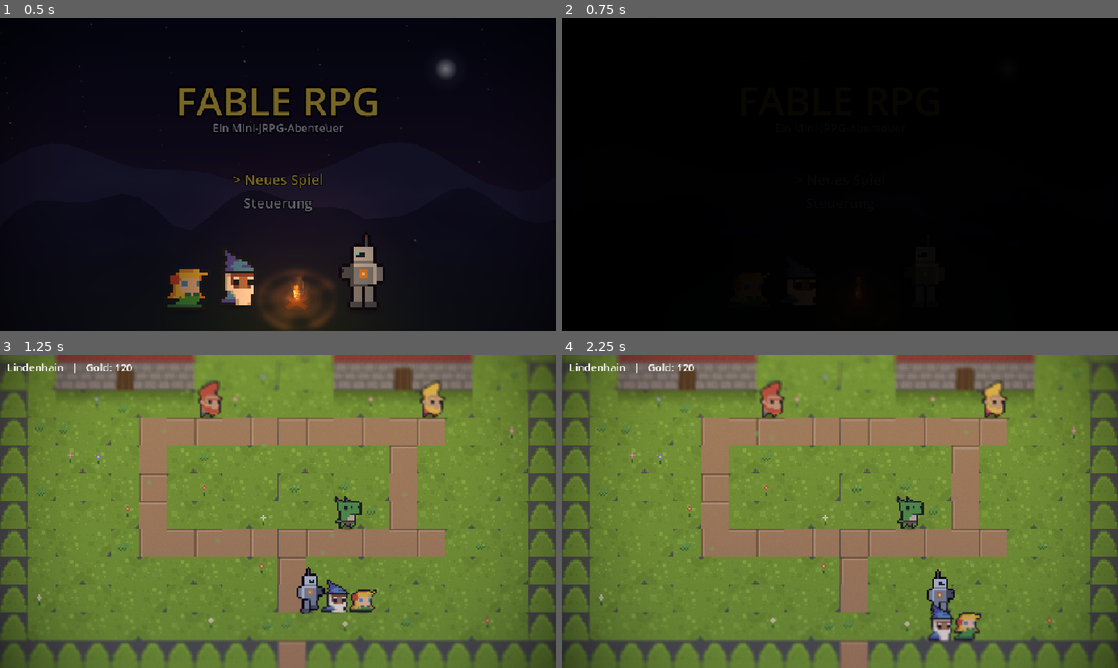
Above: before the commit, frames 1-4 (two rows, left to right).
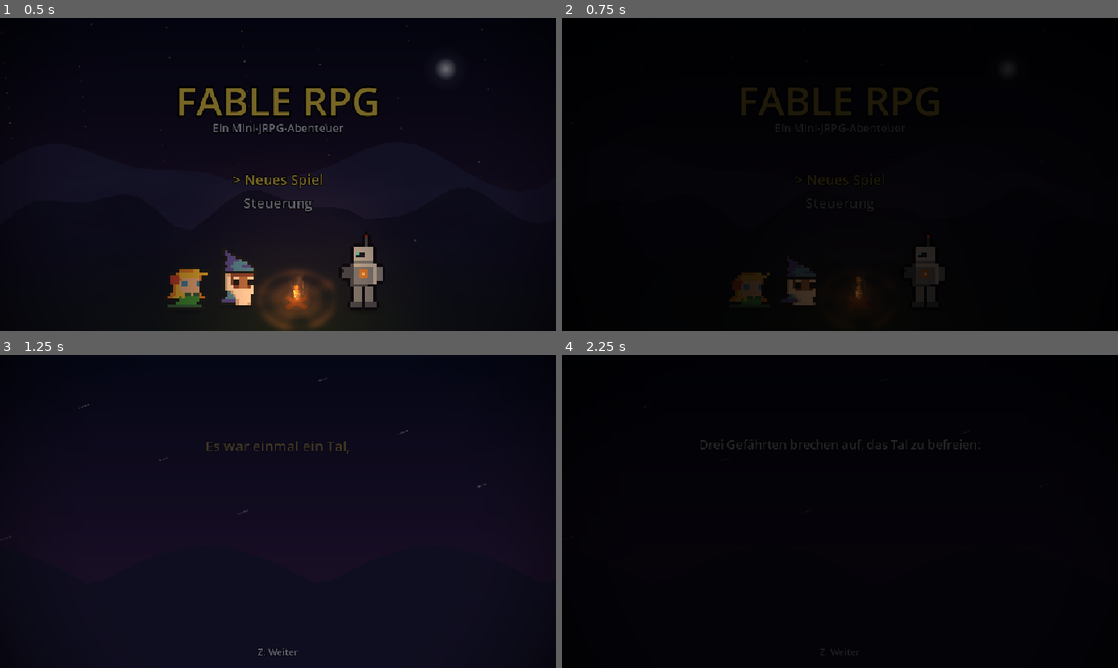
Above: after the commit, the same moments.

Repository: KungFuBrot/RpgGodot
Game: Godot game, scene res://scenes/Main.tscn
Two runs of this game, one before a commit and one after it. Both use one fixed random seed, a clock stepped at 60 frames per second and the inputs below.
Inputs (mouse positions are in pixels of both pictures, inside the frame that each line leads up to):
- Up to frame 1 (0.5 s): no input
- Up to frame 2 (0.75 s): tap Enter at 0.5 s; move the mouse to (962, 158) at 0.52 s; hold Right (move_right) from 0.53 s (still down); hold Z (confirm) from 0.53 s (still down); click (962, 158) at 0.67 s
- Up to frame 3 (1.25 s): keep holding Right (move_right); keep holding Z (confirm); tap Space at 0.77 s
- Up to frame 4 (2.25 s): move the mouse to (728, 527) at 1.27 s; release Right (move_right) at 1.28 s; release Z (confirm) at 1.28 s; hold Down (move_down) 1.28-2.03 s; tap Z (confirm) at 1.35 s; click (728, 527) at 1.42 s; tap Space at 1.52 s; move the mouse to (895, 442) at 2.02 s; hold Right (move_right) from 2.03 s (still down); hold Z (confirm) from 2.03 s (still down); tap Enter at 2.1 s; click (895, 442) at 2.17 s

Frame 1 is identical in both runs. In frame 2, 1.0% of the frame differs, in the area x 31-68%, y 69-92%; in frame 3, 100%; in frame 4, 100%, in the area x 0-100%, y 0-100%.

Commit message:
Erzaehl-Intro + gestaffelte Faehigkeiten-Freischaltung
Neues Intro.gd: Nach "Neues Spiel" erzaehlen drei Kapitel den Anfang
der Geschichte (das Tal, die drei Plagen, der Aufbruch der Gefaehrten)
ueber Nachthimmel mit Bergsilhouette; Z blaettert, X ueberspringt.
Main: Titel -> Intro -> Stadt.

Faehigkeiten-Siegel: Maechtige Faehigkeiten sind anfangs versiegelt
und schalten nach Boss 1 bzw. Boss 2 frei (unlock_flag in ENEMIES-
Abilities, zentrale Pruefung GameState.skill_unlocked/skill_lock_hint,
Menue zeigt "versiegelt, bis ... faellt"). Start: Klingenwirbel,
Feuerball, Heillicht, Laserstoss. Nach Schlotbaron: Fokusstoss,
Raketensalve, Ifrit. Nach Monopolfuerst: Klingentanz, Atombombe,
Leviathan. Im dritten Dungeon damit automatisch alles verfuegbar.
Boss-Siege verkuenden die gebrochenen Siegel. Headless-Check fuer
alle drei Stufen gruen.

Co-Authored-By: Claude Fable 5 <noreply@anthropic.com>
Claude-Session: https://claude.ai/code/session_01HAW9BNufryH23ZX7g6ipTS

Diff:
--- a/scripts/Battle.gd
+++ b/scripts/Battle.gd
@@ -1308,15 +1308,15 @@
 	var entries := []
 	var dim := []
 	for ab in abilities:
-		if d["level"] < ab.get("unlock_level", 0):
+		if not GameState.skill_unlocked(d, ab):
 			dim.append(entries.size())
-			entries.append("%s — ab Stufe %d" % [ab["name"], ab["unlock_level"]])
+			entries.append("%s — %s" % [ab["name"], GameState.skill_lock_hint(d, ab)])
 		else:
 			entries.append("%s (%d MP) — %s" % [ab["name"], ab["cost"], ab["desc"]])
 	for sm in summons:
-		if d["level"] < sm["unlock_level"]:
+		if not GameState.skill_unlocked(d, sm):
 			dim.append(entries.size())
-			entries.append("◈ %s — ab Stufe %d" % [sm["name"], sm["unlock_level"]])
+			entries.append("◈ %s — %s" % [sm["name"], GameState.skill_lock_hint(d, sm)])
 		else:
 			entries.append("◈ %s (%d MP) — %s" % [sm["name"], sm["cost"], sm["desc"]])
 	entries.append("★ %s — %s" % [ult["name"],
@@ -1325,8 +1325,8 @@
 	var pick: int = await _menu(entries, h, dim)
 	if pick >= abilities.size() and pick < abilities.size() + summons.size():
 		var sm: Dictionary = summons[pick - abilities.size()]
-		if d["level"] < sm["unlock_level"]:
-			_say("%s erhört %s erst ab Stufe %d!" % [sm["name"], d["name"], sm["unlock_level"]])
+		if not GameState.skill_unlocked(d, sm):
+			_say("%s ist noch %s!" % [sm["name"], GameState.skill_lock_hint(d, sm)])
 			AudioManager.play_sfx("error")
 			return false
 		if d["mp"] < sm["cost"]:
@@ -1353,8 +1353,8 @@
 	if pick > abilities.size() + summons.size():
 		return false
 	var ab: Dictionary = abilities[pick]
-	if d["level"] < ab.get("unlock_level", 0):
-		_say("%s ist erst ab Stufe %d einsatzbereit!" % [ab["name"], ab["unlock_level"]])
+	if not GameState.skill_unlocked(d, ab):
+		_say("%s ist noch %s!" % [ab["name"], GameState.skill_lock_hint(d, ab)])
 		AudioManager.play_sfx("error")
 		return false
 	if d["mp"] < ab["cost"]:
@@ -4363,6 +4363,8 @@
 			_cast_circle(h["sprite"].position + Vector2(0, 40), Color(1.0, 0.9, 0.4))
 		_say("Der Hort des Fürsten fließt zurück ins Land — sein Dank stärkt euch!")
 		await get_tree().create_timer(2.4).timeout
+		_say("Die letzten Siegel fallen: Klingentanz, Atombombe und Leviathans Pakt!")
+		await get_tree().create_timer(2.4).timeout
 		_say("Im Südwesten bröckelt der Wall aus Misstrauen um die Hassfestung ...")
 		await get_tree().create_timer(2.2).timeout
 	elif enemy_ids.has("boss"):
@@ -4374,6 +4376,8 @@
 			_sparkle(h["sprite"].position, Color(0.7, 1.0, 0.5))
 			_cast_circle(h["sprite"].position + Vector2(0, 40), Color(0.7, 1.0, 0.5))
 		_say("Der Fluss atmet auf — die Segnung des klaren Wassers durchströmt euch!")
+		await get_tree().create_timer(2.4).timeout
+		_say("Siegel gebrochen: Fokusstoß, Raketensalve und Ifrits Pakt erwachen!")
 		await get_tree().create_timer(2.4).timeout
 		_say("Im Nordosten springen die goldenen Tore des Konzernturms auf ...")
 		await get_tree().create_timer(2.2).timeout
--- a/scripts/GameState.gd
+++ b/scripts/GameState.gd
@@ -133,10 +133,10 @@
 					"power": 10, "kind": "phys",
 					"desc": "Trifft alle Gegner."},
 				{"name": "Fokusstoß", "cost": 3, "target": "one",
-					"power": 16, "kind": "pierce",
+					"power": 16, "kind": "pierce", "unlock_flag": "boss_defeated",
 					"desc": "Durchbohrt die Verteidigung."},
 				{"name": "Klingentanz", "cost": 8, "target": "one",
-					"power": 6, "kind": "dance",
+					"power": 6, "kind": "dance", "unlock_flag": "boss2_defeated",
 					"desc": "Fünf Blitzschnitte im Stern, dann der Fallstreich."},
 			],
 			"ultimate": {"name": "Sternenklinge",
@@ -160,9 +160,11 @@
 			"summons": [
 				{"id": "ifrit", "name": "Ifrit", "attack": "Höllenfeuer",
 					"cost": 16, "unlock_level": 1, "power": 34,
+					"unlock_flag": "boss_defeated",
 					"desc": "Feuerdämon — Höllenfeuer auf alle Gegner."},
 				{"id": "leviathan", "name": "Leviathan", "attack": "Sintflut",
 					"cost": 24, "unlock_level": 1, "power": 38,
+					"unlock_flag": "boss2_defeated",
 					"desc": "Wasserschlange — Sintflut auf alle Gegner."},
 			],
 		},
@@ -176,10 +178,10 @@
 					"power": 22, "kind": "beam",
 					"desc": "Gebündelter Energiestrahl."},
 				{"name": "Raketensalve", "cost": 7, "target": "all",
-					"power": 15, "kind": "rocket",
+					"power": 15, "kind": "rocket", "unlock_flag": "boss_defeated",
 					"desc": "Raketen auf alle Gegner."},
 				{"name": "Atombombe", "cost": 14, "target": "all",
-					"power": 46, "kind": "nuke", "unlock_level": 1,
+					"power": 46, "kind": "nuke", "unlock_flag": "boss2_defeated",
 					"desc": "Taktischer Sprengkopf — verwüstet das Schlachtfeld."},
 			],
 			"ultimate": {"name": "Orbitallaser",
@@ -256,6 +258,25 @@
 			ups.append(up)
 	return ups
 
+## ---------- Fähigkeiten-Siegel ----------
+## Mächtige Fähigkeiten sind anfangs versiegelt; die Siegel fallen mit den
+## Boss-Siegen (nach Dungeon 1 und 2 je eines pro Held). Im dritten Dungeon
+## ist damit automatisch alles verfügbar.
+
+func skill_unlocked(member: Dictionary, ab: Dictionary) -> bool:
+	if member.get("level", 1) < ab.get("unlock_level", 0):
+		return false
+	var flag: String = ab.get("unlock_flag", "")
+	return flag == "" or get(flag)
+
+## Kurzer Hinweis, warum eine Fähigkeit noch gesperrt ist.
+func skill_lock_hint(member: Dictionary, ab: Dictionary) -> String:
+	var flag: String = ab.get("unlock_flag", "")
+	if flag != "" and not get(flag):
+		return {"boss_defeated": "versiegelt, bis der Schlotbaron fällt",
+			"boss2_defeated": "versiegelt, bis der Monopolfürst fällt"}.get(flag, "versiegelt")
+	return "ab Stufe %d" % ab.get("unlock_level", 0)
+
 func add_item(item_name: String, count := 1) -> void:
 	inventory[item_name] = inventory.get(item_name, 0) + count
 
--- /dev/null
+++ b/scripts/Intro.gd
@@ -0,0 +1,142 @@
+class_name Intro
+extends Node2D
+## Erzähl-Auftakt nach „Neues Spiel": drei Kapitel Text über Nachthimmel
+## und Bergsilhouette, Z blättert weiter (letzte Seite startet das Spiel).
+
+signal done
+
+const PAGES := [
+	[
+		"Es war einmal ein Tal,",
+		"in dem der Fluss wie flüssiges Glas glitzerte.",
+		"",
+		"Lindenhain lebte von seinem Wasser —",
+		"und von seiner Gemeinschaft.",
+	],
+	[
+		"Doch dann kamen die drei Plagen:",
+		"",
+		"Das Schlotwerk kippte seinen Giftschlamm in den Fluss.",
+		"Der Konzernturm presste die Dörfer bis aufs Mark aus.",
+		"Und in einer Festung im Südwesten wurde Hass gepredigt.",
+	],
+	[
+		"Drei Gefährten brechen auf, das Tal zu befreien:",
+		"",
+		"Serena, die Klinge des Lichts.",
+		"Milo, der Meister der Flammen.",
+		"Rax, das Herz aus Stahl.",
+		"",
+		"Ihre Reise beginnt am rauchenden Schlotwerk ...",
+	],
+]
+
+var page := -1
+var page_labels: Array = []
+var ui: CanvasLayer
+var hint: Label
+var _finished := false
+
+func _ready() -> void:
+	_build_sky()
+	ui = CanvasLayer.new()
+	add_child(ui)
+	var vig := TextureRect.new()
+	vig.texture = SpriteFactory.vignette(240, 135)
+	vig.texture_filter = CanvasItem.TEXTURE_FILTER_LINEAR
+	vig.stretch_mode = TextureRect.STRETCH_SCALE
+	vig.set_anchors_preset(Control.PRESET_FULL_RECT)
+	vig.mouse_filter = Control.MOUSE_FILTER_IGNORE
+	ui.add_child(vig)
+	hint = Label.new()
+	hint.text = "Z: Weiter"
+	hint.add_theme_font_size_override("font_size", 16)
+	hint.add_theme_color_override("font_color", Color(0.75, 0.75, 0.9))
+	hint.add_theme_color_override("font_outline_color", Color.BLACK)
+	hint.add_theme_constant_override("outline_size", 5)
+	hint.custom_minimum_size = Vector2(960, 0)
+	hint.horizontal_alignment = HORIZONTAL_ALIGNMENT_CENTER
+	hint.position = Vector2(0, 500)
+	ui.add_child(hint)
+	var blink := hint.create_tween().set_loops()
+	blink.tween_property(hint, "modulate:a", 0.35, 0.9) \
+		.set_trans(Tween.TRANS_SINE).set_ease(Tween.EASE_IN_OUT)
+	blink.tween_property(hint, "modulate:a", 1.0, 0.9) \
+		.set_trans(Tween.TRANS_SINE).set_ease(Tween.EASE_IN_OUT)
+	_next_page()
+
+func _build_sky() -> void:
+	var sky := Sprite2D.new()
+	sky.texture = SpriteFactory.gradient(8, 64, Color(0.03, 0.04, 0.12), Color(0.18, 0.10, 0.24))
+	sky.texture_filter = CanvasItem.TEXTURE_FILTER_LINEAR
+	sky.centered = false
+	sky.scale = Vector2(960.0 / 8, 540.0 / 64)
+	sky.z_index = -20
+	add_child(sky)
+	for i in 50:
+		var star := Sprite2D.new()
+		star.texture = SpriteFactory.circle(1 + (i % 2), Color(1, 1, 0.9))
+		star.position = Vector2(fmod(i * 137.5, 960.0), fmod(i * 91.3, 320.0))
+		star.modulate.a = randf_range(0.2, 0.8)
+		star.z_index = -19
+		add_child(star)
+		var tw := star.create_tween().set_loops()
+		tw.tween_property(star, "modulate:a", randf_range(0.1, 0.35), randf_range(0.9, 2.4))
+		tw.tween_property(star, "modulate:a", randf_range(0.55, 0.95), randf_range(0.9, 2.4))
+	# Ferne Bergkette am Horizont
+	var pts := PackedVector2Array()
+	pts.append(Vector2(-10, 560))
+	for i in 33:
+		var x := i * 30.0
+		pts.append(Vector2(x, 400.0 - absf(sin(x * 0.008 + 5.0)) * 70.0))
+	pts.append(Vector2(970, 560))
+	var ridge := Polygon2D.new()
+	ridge.polygon = pts
+	ridge.color = Color(0.09, 0.08, 0.18)
+	ridge.z_index = -16
+	add_child(ridge)
+
+func _next_page() -> void:
+	page += 1
+	if page >= PAGES.size():
+		if not _finished:
+			_finished = true
+			AudioManager.play_sfx("menu")
+			done.emit()
+		return
+	AudioManager.play_sfx("menu")
+	# Alte Zeilen ausblenden, neue gestaffelt einblenden
+	for l: Label in page_labels:
+		var out := l.create_tween()
+		out.tween_property(l, "modulate:a", 0.0, 0.3)
+		out.tween_callback(l.queue_free)
+	page_labels.clear()
+	var lines: Array = PAGES[page]
+	for i in lines.size():
+		var l := Label.new()
+		l.text = lines[i]
+		var headline: bool = page == 0 and i == 0
+		l.add_theme_font_size_override("font_size", 24 if headline else 21)
+		l.add_theme_color_override("font_color",
+			Color(1.0, 0.85, 0.4) if headline else Color(0.92, 0.92, 0.98))
+		l.add_theme_color_override("font_outline_color", Color.BLACK)
+		l.add_theme_constant_override("outline_size", 6)
+		l.custom_minimum_size = Vector2(960, 0)
+		l.horizontal_alignment = HORIZONTAL_ALIGNMENT_CENTER
+		l.position = Vector2(0, 140 + i * 40)
+		l.modulate.a = 0.0
+		ui.add_child(l)
+		page_labels.append(l)
+		var tw := l.create_tween()
+		tw.tween_interval(0.25 + i * 0.55)
+		tw.tween_property(l, "modulate:a", 1.0, 0.6)
+
+func _unhandled_input(event: InputEvent) -> void:
+	if _finished:
+		return
+	if event.is_action_pressed("confirm"):
+		_next_page()
+	elif event.is_action_pressed("cancel"):
+		# Ganz überspringen
+		page = PAGES.size()
+		_next_page()
--- a/scripts/Main.gd
+++ b/scripts/Main.gd
@@ -45,6 +45,9 @@
 func _shot_tour() -> void:
 	await get_tree().create_timer(2.0).timeout
 	_snap("title")
+	_show_intro()
+	await get_tree().create_timer(2.6).timeout
+	_snap("intro")
 	goto_map("town", "start")
 	await get_tree().create_timer(2.0).timeout
 	_snap("town")
@@ -163,6 +166,19 @@
 
 func _on_title_start() -> void:
 	GameState.reset_all()
+	_show_intro()
+
+## Erzähl-Auftakt: der Anfang der Geschichte, danach beginnt das Spiel.
+func _show_intro() -> void:
+	await _fade(1.0, 0.3)
+	_clear_screen()
+	var intro := Intro.new()
+	intro.done.connect(_on_intro_done)
+	add_child(intro)
+	current_screen = intro
+	await _fade(0.0, 0.6)
+
+func _on_intro_done() -> void:
 	goto_map("town", "start")
 
 func _clear_screen() -> void:
Not shown, added: scripts/Intro.gd.uid
